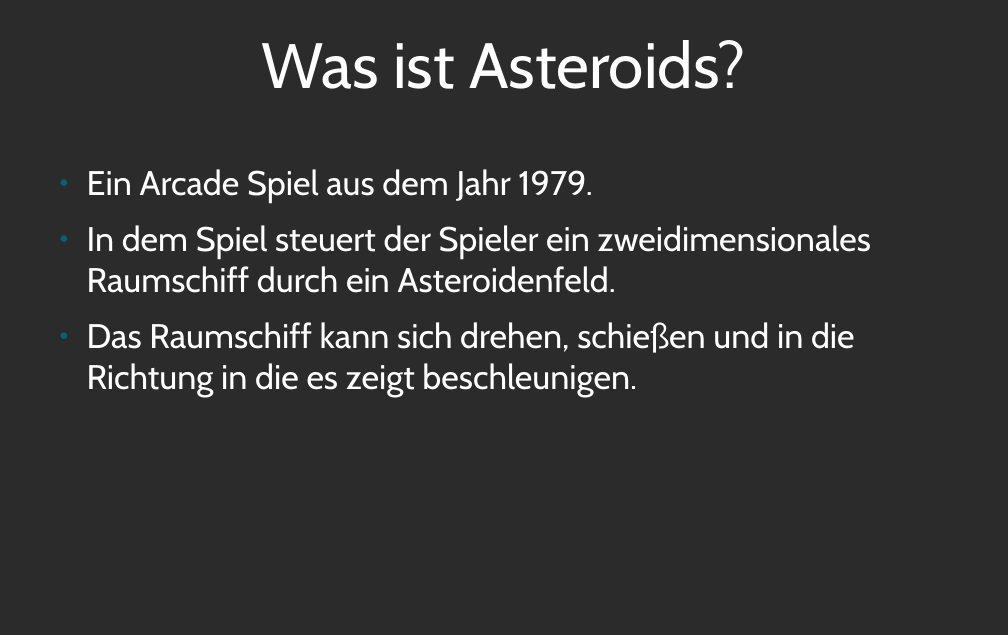
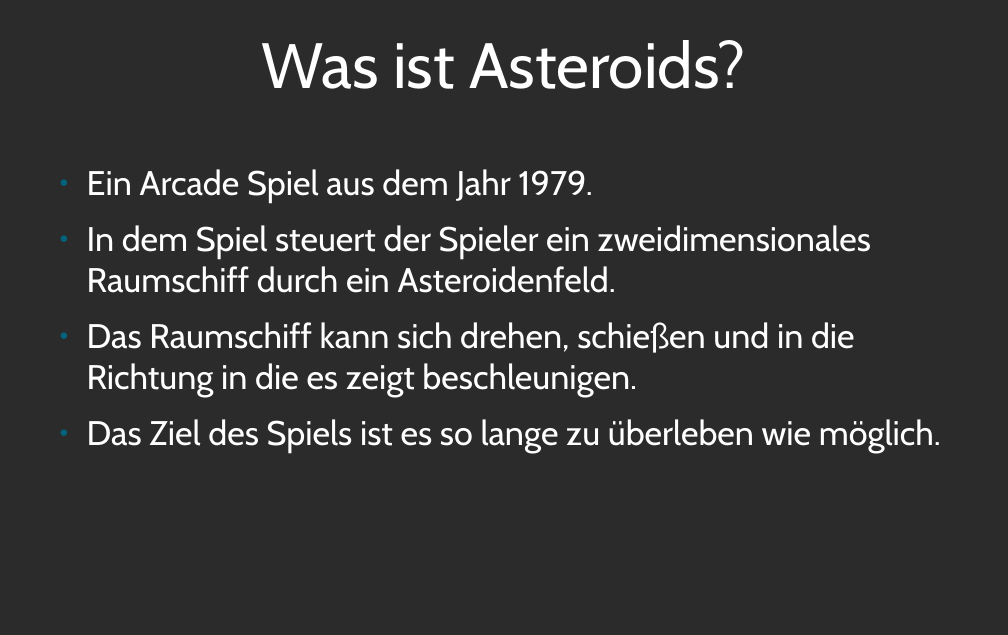
Before and after one commit to moeb/asteroids, a slide deck: slide 2 of praesentation.odp. Drawn at 1008x635 pixels with LibreOffice and Linux fonts; fonts in the diff are those of the drawing; background and template pictures are left out; a plain dark background stands for a picture behind light text. Boxes give left, top, right and bottom in pixels: in the first picture for what was removed or moved away, otherwise in the second. Text is boxed around its words. In the diff, an @@ line names an element or a change of style, - is before the commit and + after.

```diff
--- a/praesentation.odp
+++ b/praesentation.odp
@@ text at <box>87,419,941,452</box>: paragraph added @@
+● Das Ziel des Spiels ist es so lange zu überleben wie möglich.
```
Also in this commit, not shown: 2 other slides changed, 6 slides added, 1 slide removed.
